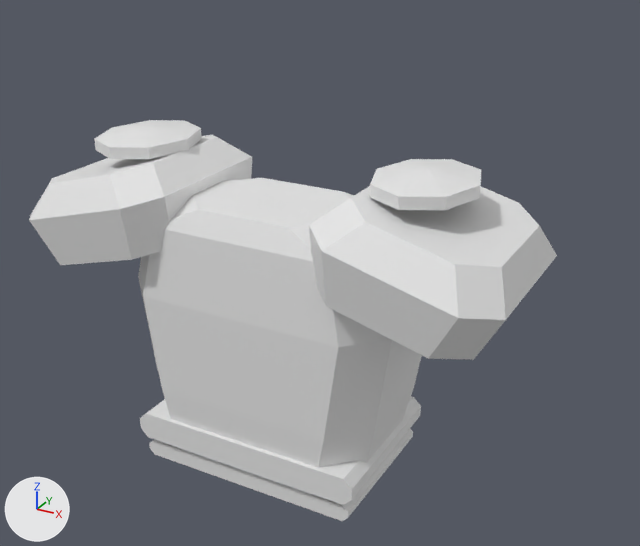
What one commit did to the FBX model roblox/art/armor/armor_tier1_legendary.fbx.
One viewpoint serves both versions: a 50 mm lens placed at (2.89, -4.68, 2.82), pointed at (0.29, 0.04, 0.47). Lighting does not change. The marker at lower left points along +X, +Y and +Z. The older version comes first. Where no turn or scale is listed for an object, it has been applied to the vertices.

The older version as bpy lines, for what is in view:
```python
me_band = bpy.data.meshes.new('Band')
me_band.from_pydata(...)  # 16 vertices, 10 faces; spans x -0.81..0.81, y -0.53..0.53, z -0.98..-0.86
me_band.materials.append(mat_armor_tier1_legendary_band)  # white #e7e7e7
me_base = bpy.data.meshes.new('Base')
me_base.from_pydata(...)  # 88 vertices, 70 faces; spans x -1.72..1.72, y -0.71..0.71, z -0.9..1.18
me_base.materials.append(mat_armor_tier1_legendary_base)  # white #e7e7e7
me_trim = bpy.data.meshes.new('Trim')
me_trim.from_pydata(...)  # 52 vertices, 58 faces; spans x -1.36..1.36, y -0.56..0.56, z -0.82..1.31
me_trim.materials.append(mat_armor_tier1_legendary_trim)  # white #e7e7e7
ob_band = bpy.data.objects.new('Band', me_band)
ob_band.location = (0.0, 0.0, 0.0)
ob_base = bpy.data.objects.new('Base', me_base)
ob_base.location = (0.0, 0.0, 0.0)
ob_trim = bpy.data.objects.new('Trim', me_trim)
ob_trim.location = (0.0, 0.0, 0.0)
```
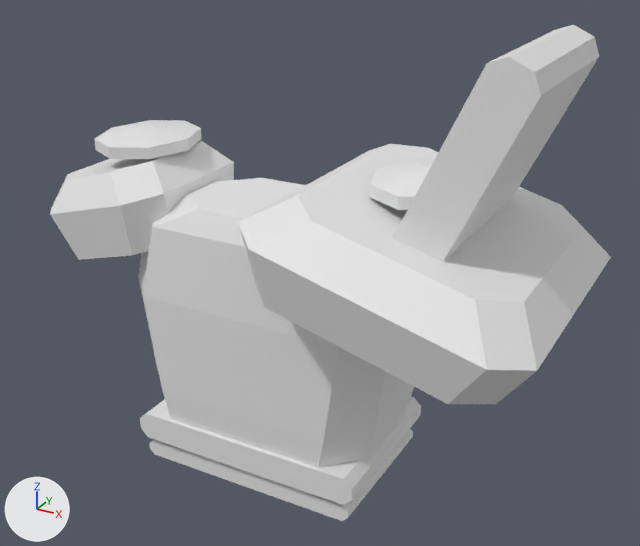
The change in detail:
me_base is used by ob_base; location (0.0, 0.0, 0.0).
me_base had 88 vertices, 70 faces and spanned x -1.72..1.72, y -0.71..0.71, z -0.9..1.18.
me_base now has 104 vertices, 80 faces and spans x -1.63..1.99, y -1.03..1.03, z -0.9..2.09.
me_base part 1: a new loose piece of 16 vertices spanning x 1.05..1.81, y -0.59..0.59, z 0.85..2.09, in mat_armor_tier1_legendary_base (white #e7e7e7).
Part 2, on me_base:
24 vertices move from x -1.72..-0.52, y -0.71..0.71, z 0.39..1.18 to x -1.63..-0.59, y -0.6..0.6, z 0.41..1.16.
Part 3, on me_base:
24 vertices move from x 0.52..1.72, y -0.71..0.71, z 0.39..1.18 to x 0.25..1.99, y -1.03..1.03, z 0.33..1.24.

Boxes [x1, y1, x2, y2] around the edits, measured in the pictures (640 x 546 px; the box of a moved part takes in the faces that stretch with it):
'Base', reshaped (6% wider, 30% taller)
    before: [29, 135, 557, 495]
    after: [50, 25, 611, 495]
part 1 of me_base, added
    after: [393, 25, 599, 261]
part 2 of me_base, moved or reshaped
    before: [29, 135, 252, 265]
    after: [50, 140, 234, 260]
part 3 of me_base, moved or reshaped
    before: [309, 186, 557, 360]
    after: [239, 144, 611, 404]
